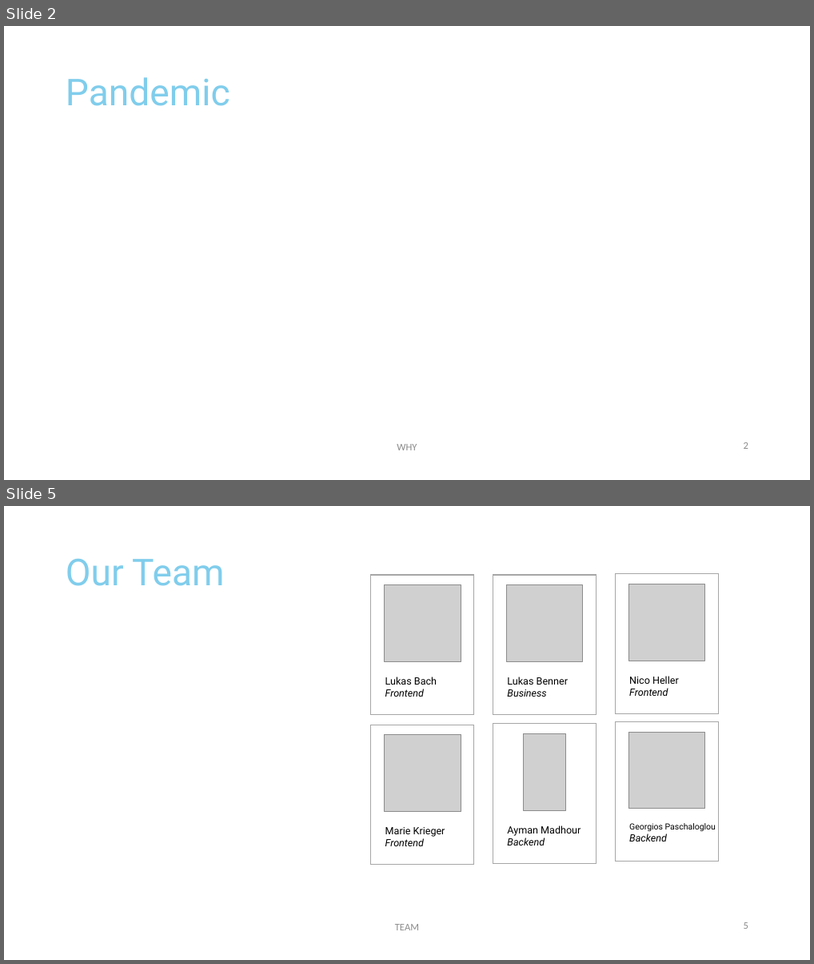
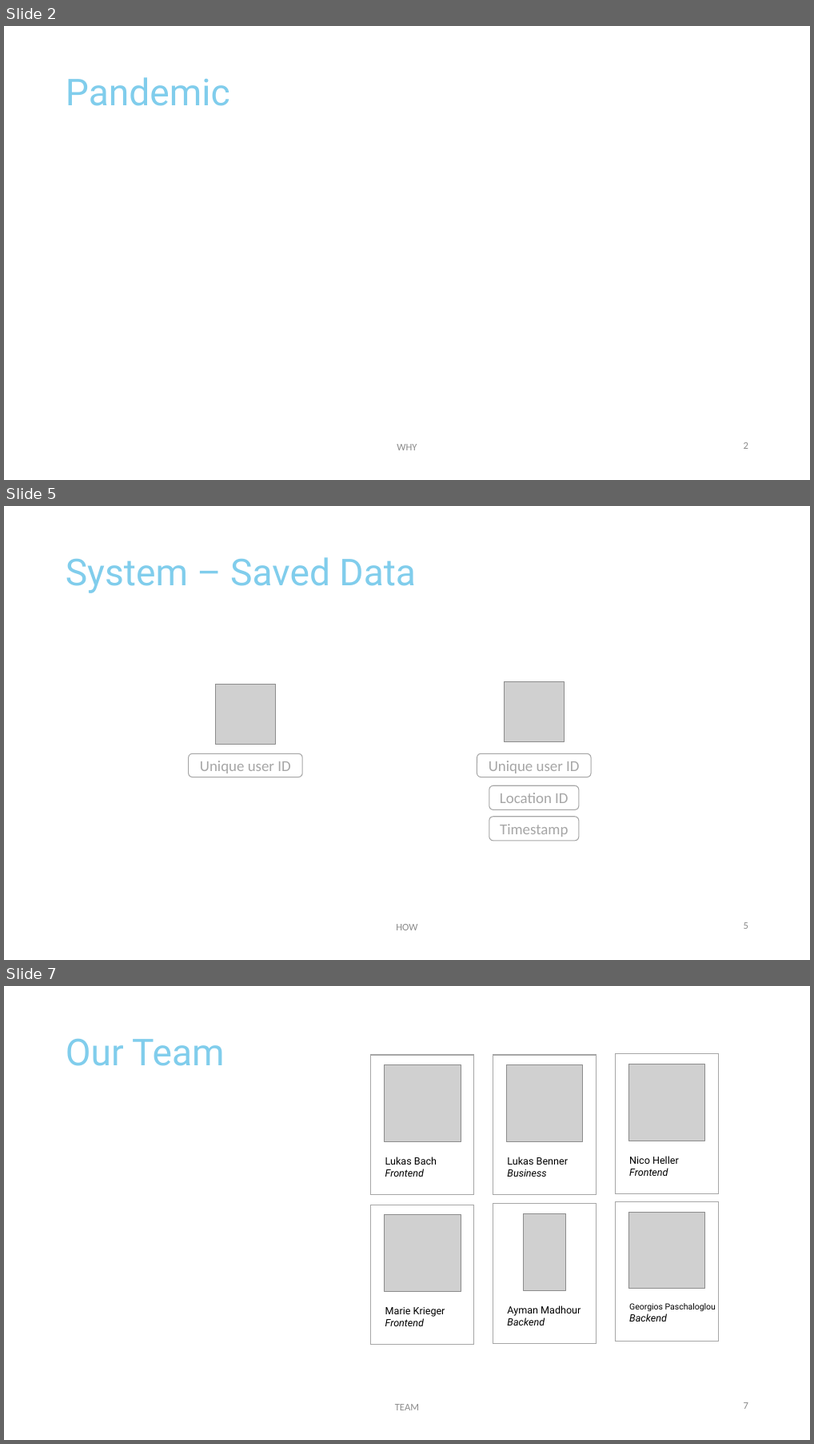
Before and after one commit to michael-spengler/Tracer-wwi19dsa, a slide deck: business/Tracer.pptx. Shown one above the other, each under a label of ours: slides 2 and 5 before the commit, slides 2, 5 and 7 after it; the slides between them are not shown. The pictures are 814x964 and 814x1444 pixels, drawn with LibreOffice and Linux fonts; fonts in the diff are those of the drawing; grey boxes stand for pictures; background and template pictures are left out. Boxes give left, top, right and bottom in pixels: in the first picture for what was removed or moved away, otherwise in the second. Text is boxed around its words. In the diff, an @@ line names an element or a change of style, - is before the commit and + after.

```diff
--- a/business/Tracer.pptx
+++ b/business/Tracer.pptx
@@ slide 5 added at <box>4,506,810,960</box>, background #FFFFFF @@
@@ title added at <box>66,557,416,593</box>, 44 pt, text #80CDEC @@
+System – Saved Data
@@ picture added at <box>215,684,276,744</box> @@
@@ picture added at <box>504,681,565,742</box> @@
@@ rounded rectangle added at <box>189,753,303,777</box>, outline #A6A6A6 1 pt, 18 pt, text #A6A6A6 @@
+Unique user ID
@@ rounded rectangle added at <box>477,753,591,777</box>, outline #A6A6A6 1 pt, 18 pt, text #A6A6A6 @@
+Unique user ID
@@ rounded rectangle added at <box>490,785,579,810</box>, outline #A6A6A6 1 pt, 18 pt, text #A6A6A6 @@
+Location ID
@@ rounded rectangle added at <box>490,816,579,840</box>, outline #A6A6A6 1 pt, 18 pt, text #A6A6A6 @@
+Timestamp
@@ text added at <box>396,924,418,930</box>, 12 pt, text #8C8C8C @@
+HOW
@@ page number added at <box>744,922,749,928</box>, 12 pt, text #8C8C8C @@
+5
@@ what was slide 5 is now slide 7 @@
@@ page number at <box>744,1402,749,1408</box>: text changed @@
-5
+7
```
Also in this commit, not shown: 2 slides changed, 2 other slides added, 1 slide removed, 4 other files.
